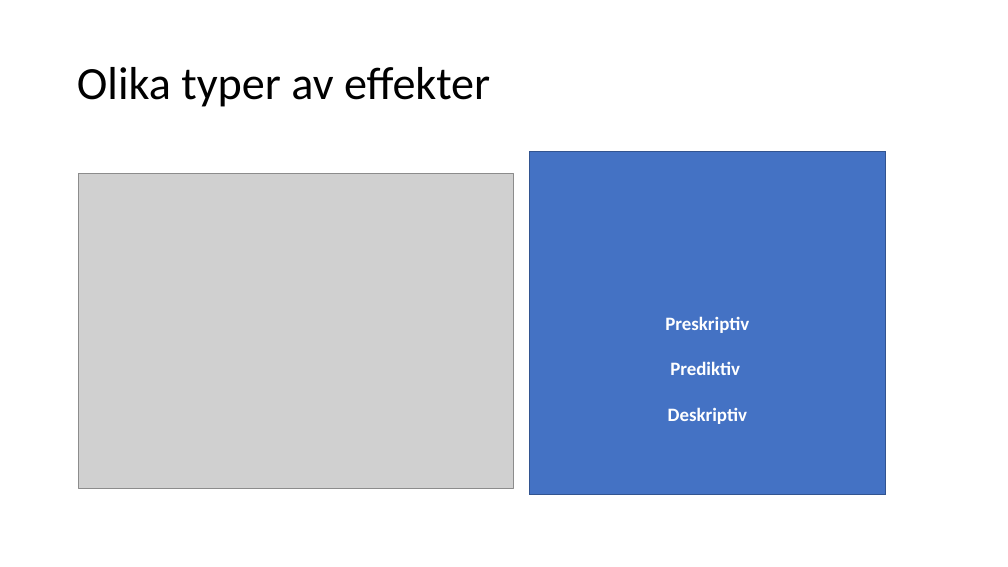
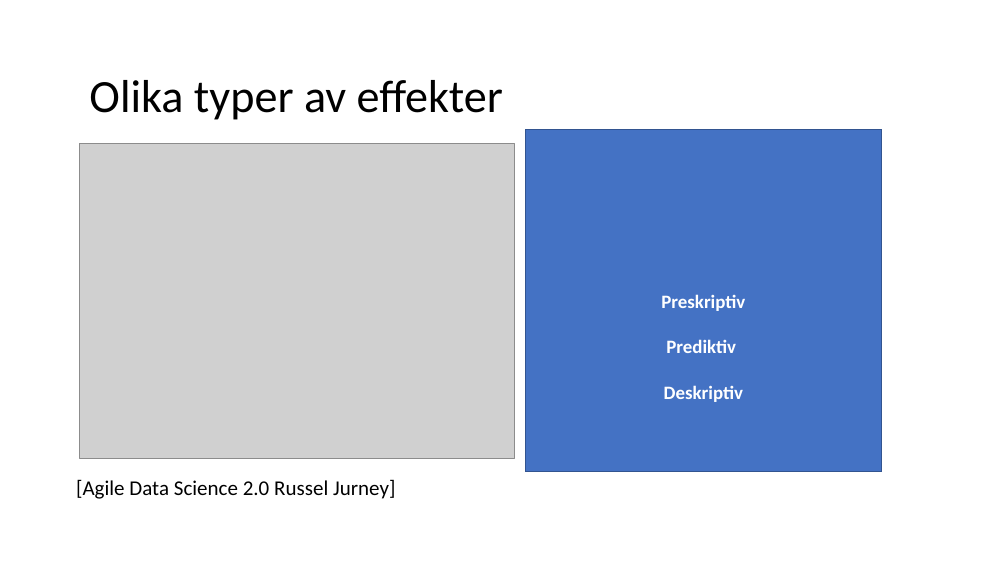
Before and after one commit to niklas3000/DataScience, a slide deck: slide 5 of Machine learning for dummies/Presentation/Diskussion om begreppet Data Science.pptx. Drawn at 1008x567 pixels with LibreOffice and Linux fonts; fonts in the diff are those of the drawing; grey boxes stand for pictures. Boxes give left, top, right and bottom in pixels: in the first picture for what was removed or moved away, otherwise in the second. Text is boxed around its words. In the diff, an @@ line names an element or a change of style, - is before the commit and + after.

Commit message:
presentation
presentation

```diff
--- a/Machine learning for dummies/Presentation/Diskussion om begreppet Data Science.pptx
+++ b/Machine learning for dummies/Presentation/Diskussion om begreppet Data Science.pptx
@@ text "Olika typer av effekter": place and size @@
-text "Olika typer av effekter" at <box>77,67,490,107</box>
+text "Olika typer av effekter" at <box>89,80,503,120</box>
@@ picture: place and size @@
-picture at <box>79,173,514,488</box>
+picture at <box>79,144,515,458</box>
@@ rectangle "Preskriptiv": place and size @@
-rectangle "Preskriptiv" at <box>529,152,885,495</box>
+rectangle "Preskriptiv" at <box>526,130,882,473</box>
@@ title added at <box>76,479,395,499</box>, 20 pt, text #000000 @@
+[Agile Data Science 2.0 Russel Jurney]
```
Also in this commit, not shown: 1 other slide changed.
